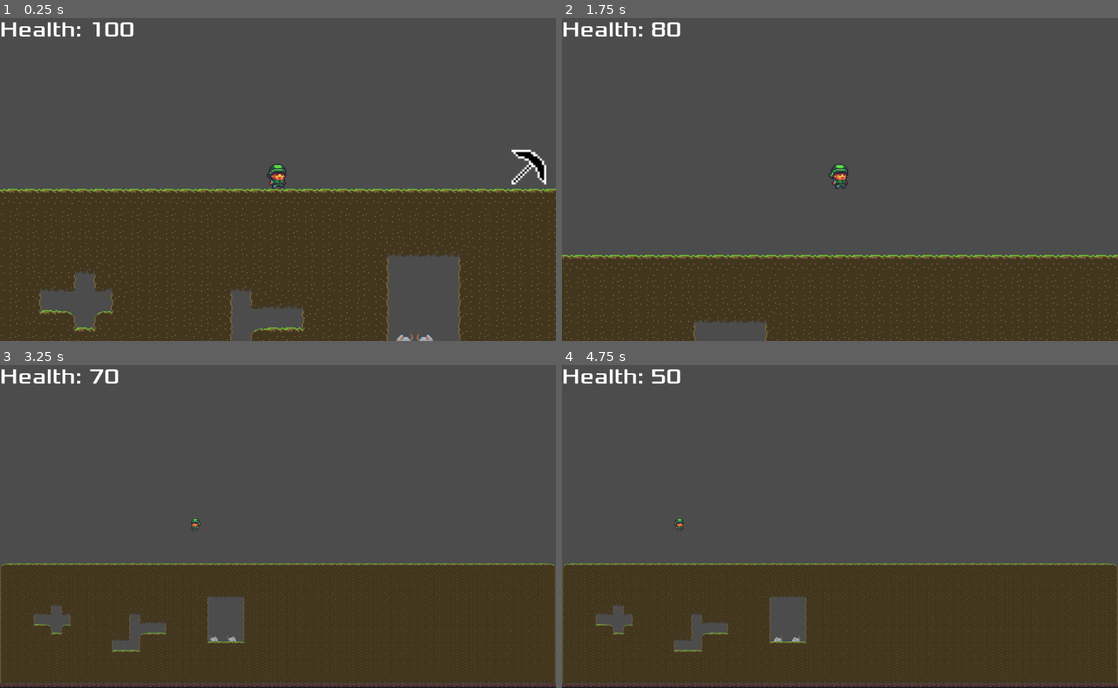
Above: before the commit, frames 1-4 (two rows, left to right).
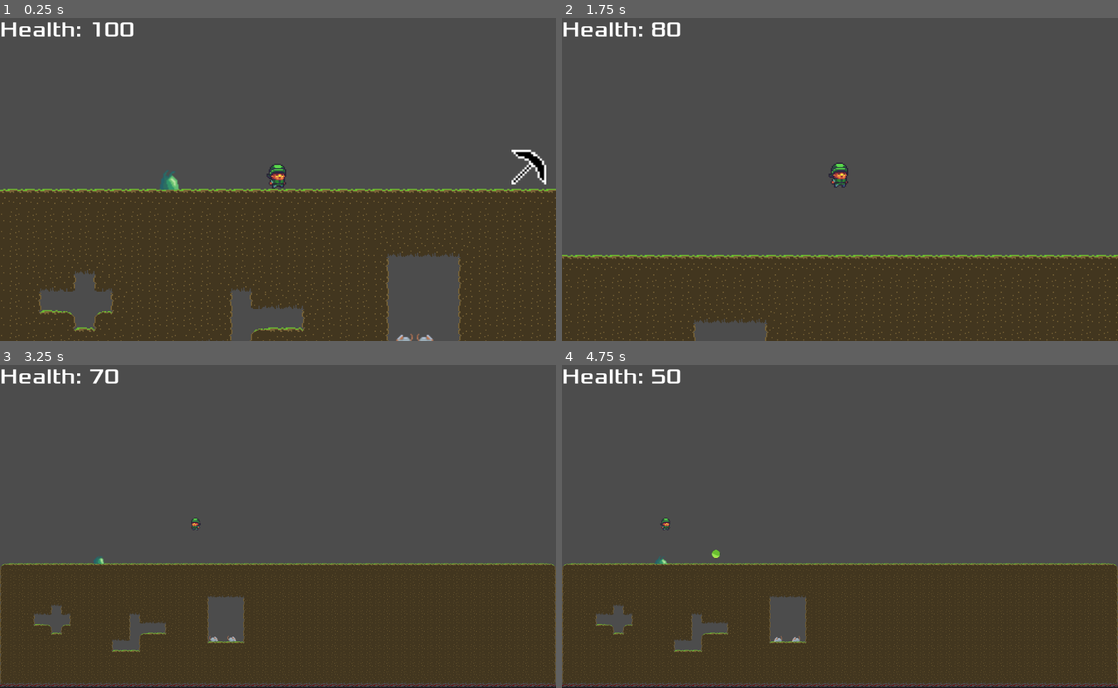
Above: after the commit, the same moments.

Repository: glass-brick/kerene
Game: Godot game, scene res://Scenes/Level/Level.tscn
Two runs of this game, one before a commit and one after it. Both use one fixed random seed, a clock stepped at 60 frames per second and the inputs below.
Inputs (mouse positions are in pixels of both pictures, inside the frame that each line leads up to):
- Up to frame 1 (0.25 s): no input
- Up to frame 2 (1.75 s): move the mouse to (812, 244) at 0.52 s; hold D (ui_right) from 0.53 s (still down); tap Q (Change_item) at 0.6 s; tap Space (ui_select) at 0.77, 1.52 s; move the mouse to (1006, 227) at 1.27 s; tap E (Use_item) at 1.35 s
- Up to frame 3 (3.25 s): move the mouse to (111, 478) at 2.02 s; release D (ui_right) at 2.03 s; hold A (ui_left) from 2.03 s (still down); click (111, 478) at 2.1 s; move the mouse to (305, 526) at 2.77 s; tap Z (zoom) at 2.85 s; tap Space (ui_select) at 3.02 s
- Up to frame 4 (4.75 s): tap Enter at 3.5 s; move the mouse to (756, 445) at 3.52 s; tap Q (Change_item) at 3.6 s; tap Space (ui_select) at 3.77, 4.25, 4.52 s; move the mouse to (962, 510) at 4.27 s; release A (ui_left) at 4.28 s; hold D (ui_right) from 4.28 s (still down); tap E (Use_item) at 4.35 s

The runs differ from the first frame. In frame 1, 0.1% of the frame differs, in the area x 28-33%, y 47-54%; in frame 2, 0.2%, in the area x 48-52%, y 44-53%; in frame 3, less than 0.1%; in frame 4, 0.2%.

Commit message:
Agregado bicho con ataque a distancia

Diff:
--- a/Scenes/Level/Level.tscn
+++ b/Scenes/Level/Level.tscn
@@ -10,9 +10,9 @@
 [ext_resource path="res://Scenes/Items/GenericItem.tscn" type="PackedScene" id=8]
 [ext_resource path="res://Scenes/Items/BasicAttack.gd" type="Script" id=9]
 [ext_resource path="res://Scenes/Items/GenericItemScript.gd" type="Script" id=10]
+[ext_resource path="res://Scenes/Monsters/ShootyThing.tscn" type="PackedScene" id=11]
 
 [node name="Node2D" type="Node2D"]
-script = ExtResource( 8 )
 
 [node name="Node2D" type="Node2D" parent="."]
 
@@ -54,4 +54,7 @@
 [node name="Area2D" parent="." instance=ExtResource( 8 )]
 position = Vector2( 513, 92 )
 weapon_script = ExtResource( 10 )
+
+[node name="ShootyThing" parent="." instance=ExtResource( 11 )]
+position = Vector2( 182.25, 102.5 )
 [connection signal="timeout" from="Player/RestartAfterDeath" to="Player" method="_on_RestartAfterDeath_timeout"]
--- /dev/null
+++ b/Scenes/Monsters/Projectile.gd
@@ -0,0 +1,21 @@
+extends Area2D
+
+
+
+export (int) var damage = 10
+export (int) var speed = 40
+
+var direction
+
+func _ready():
+	pass # Replace with function body.
+
+func _physics_process(delta):
+	self.position += self.direction * self.speed * delta
+
+func _on_Area2D_body_entered(body):
+	if body.has_method('_on_hit'):
+		body._on_hit(self.damage)
+		self.queue_free()
+	if body.name == 'TileMap':
+		self.queue_free()
--- /dev/null
+++ b/Scenes/Monsters/Projectile.tscn
@@ -0,0 +1,29 @@
+[gd_scene load_steps=5 format=2]
+
+[ext_resource path="res://Sprites/projectilBasico.png" type="Texture" id=1]
+[ext_resource path="res://Scenes/Monsters/Projectile.gd" type="Script" id=2]
+
+[sub_resource type="SpriteFrames" id=1]
+animations = [ {
+"frames": [ ExtResource( 1 ) ],
+"loop": true,
+"name": "default",
+"speed": 5.0
+} ]
+
+[sub_resource type="CircleShape2D" id=2]
+radius = 15.9904
+
+[node name="Area2D" type="Area2D"]
+collision_layer = 2
+collision_mask = 5
+script = ExtResource( 2 )
+
+[node name="AnimatedSprite" type="AnimatedSprite" parent="."]
+scale = Vector2( 0.5, 0.5 )
+frames = SubResource( 1 )
+
+[node name="CollisionShape2D" type="CollisionShape2D" parent="."]
+scale = Vector2( 0.5, 0.5 )
+shape = SubResource( 2 )
+[connection signal="body_entered" from="." to="." method="_on_Area2D_body_entered"]
--- a/Scenes/Monsters/Rat.tscn
+++ b/Scenes/Monsters/Rat.tscn
@@ -1,10 +1,9 @@
-[gd_scene load_steps=37 format=2]
+[gd_scene load_steps=33 format=2]
 
 [ext_resource path="res://Sprites/BatCrabRatSlime/Rat/Rat_Idle.png" type="Texture" id=1]
 [ext_resource path="res://Sprites/BatCrabRatSlime/Rat/Rat_Run.png" type="Texture" id=2]
 [ext_resource path="res://Scenes/Monsters/Rat.gd" type="Script" id=3]
 [ext_resource path="res://Sprites/BatCrabRatSlime/Rat/Rat_Attack.png" type="Texture" id=4]
-[ext_resource path="res://Sprites/BatCrabRatSlime/Rat/Rat_Death.png" type="Texture" id=5]
 [ext_resource path="res://Sprites/BatCrabRatSlime/Rat/Rat_Hit.png" type="Texture" id=6]
 
 [sub_resource type="AtlasTexture" id=1]
@@ -47,75 +46,77 @@
 atlas = ExtResource( 2 )
 region = Rect2( 64, 64, 64, 64 )
 
-[sub_resource type="AtlasTexture" id=16]
+[sub_resource type="AtlasTexture" id=11]
+flags = 4
 atlas = ExtResource( 4 )
 region = Rect2( 0, 0, 64, 64 )
 
-[sub_resource type="AtlasTexture" id=17]
+[sub_resource type="AtlasTexture" id=12]
+flags = 4
 atlas = ExtResource( 4 )
 region = Rect2( 64, 0, 64, 64 )
 
-[sub_resource type="AtlasTexture" id=18]
+[sub_resource type="AtlasTexture" id=13]
+flags = 4
 atlas = ExtResource( 4 )
 region = Rect2( 128, 0, 64, 64 )
 
-[sub_resource type="AtlasTexture" id=19]
+[sub_resource type="AtlasTexture" id=14]
+flags = 4
+atlas = ExtResource( 6 )
+region = Rect2( 0, 0, 64, 64 )
+
+[sub_resource type="AtlasTexture" id=15]
+flags = 4
+atlas = ExtResource( 6 )
+region = Rect2( 64, 0, 64, 64 )
+
+[sub_resource type="AtlasTexture" id=16]
+flags = 4
+atlas = ExtResource( 6 )
+region = Rect2( 128, 0, 64, 64 )
+
+[sub_resource type="AtlasTexture" id=17]
+flags = 4
+atlas = ExtResource( 6 )
+region = Rect2( 192, 0, 64, 64 )
+
+[sub_resource type="AtlasTexture" id=18]
+flags = 4
 atlas = ExtResource( 4 )
 region = Rect2( 192, 0, 64, 64 )
 
-[sub_resource type="AtlasTexture" id=20]
+[sub_resource type="AtlasTexture" id=19]
+flags = 4
 atlas = ExtResource( 4 )
 region = Rect2( 0, 64, 64, 64 )
 
-[sub_resource type="AtlasTexture" id=21]
+[sub_resource type="AtlasTexture" id=20]
+flags = 4
 atlas = ExtResource( 4 )
 region = Rect2( 64, 64, 64, 64 )
 
-[sub_resource type="AtlasTexture" id=22]
+[sub_resource type="AtlasTexture" id=21]
+flags = 4
 atlas = ExtResource( 4 )
 region = Rect2( 128, 64, 64, 64 )
 
-[sub_resource type="AtlasTexture" id=23]
+[sub_resource type="AtlasTexture" id=22]
+flags = 4
 atlas = ExtResource( 4 )
 region = Rect2( 192, 64, 64, 64 )
 
-[sub_resource type="AtlasTexture" id=27]
-atlas = ExtResource( 6 )
-region = Rect2( 0, 0, 64, 64 )
+[sub_resource type="AtlasTexture" id=23]
+flags = 4
+atlas = ExtResource( 4 )
+region = Rect2( 128, 64, 64, 64 )
 
-[sub_resource type="AtlasTexture" id=28]
-atlas = ExtResource( 6 )
-region = Rect2( 64, 0, 64, 64 )
+[sub_resource type="AtlasTexture" id=24]
+flags = 4
+atlas = ExtResource( 4 )
+region = Rect2( 192, 64, 64, 64 )
 
-[sub_resource type="AtlasTexture" id=29]
-atlas = ExtResource( 6 )
-region = Rect2( 128, 0, 64, 64 )
-
-[sub_resource type="AtlasTexture" id=30]
-atlas = ExtResource( 6 )
-region = Rect2( 192, 0, 64, 64 )
-
-[sub_resource type="AtlasTexture" id=11]
-atlas = ExtResource( 5 )
-region = Rect2( 0, 0, 64, 64 )
-
-[sub_resource type="AtlasTexture" id=12]
-atlas = ExtResource( 5 )
-region = Rect2( 64, 0, 64, 64 )
-
-[sub_resource type="AtlasTexture" id=13]
-atlas = ExtResource( 5 )
-region = Rect2( 128, 0, 64, 64 )
-
-[sub_resource type="AtlasTexture" id=14]
-atlas = ExtResource( 5 )
-region = Rect2( 192, 0, 64, 64 )
-
-[sub_resource type="AtlasTexture" id=15]
-atlas = ExtResource( 5 )
-region = Rect2( 0, 64, 64, 64 )
-
-[sub_resource type="SpriteFrames" id=24]
+[sub_resource type="SpriteFrames" id=25]
 animations = [ {
 "frames": [ SubResource( 1 ), SubResource( 2 ), SubResource( 3 ), SubResource( 4 ) ],
 "loop": true,
@@ -127,26 +128,26 @@
 "name": "run",
 "speed": 10.0
 }, {
-"frames": [ SubResource( 16 ), SubResource( 17 ), SubResource( 18 ), SubResource( 19 ), SubResource( 20 ), SubResource( 21 ), SubResource( 22 ), SubResource( 23 ) ],
+"frames": [ null, null, SubResource( 11 ), SubResource( 12 ), SubResource( 13 ) ],
 "loop": false,
-"name": "attack",
+"name": "death",
 "speed": 10.0
 }, {
-"frames": [ SubResource( 27 ), SubResource( 28 ), SubResource( 29 ), SubResource( 30 ) ],
+"frames": [ SubResource( 14 ), SubResource( 15 ), SubResource( 16 ), SubResource( 17 ) ],
 "loop": false,
 "name": "hit",
 "speed": 10.0
 }, {
-"frames": [ SubResource( 11 ), SubResource( 12 ), SubResource( 13 ), SubResource( 14 ), SubResource( 15 ) ],
+"frames": [ SubResource( 18 ), SubResource( 19 ), SubResource( 20 ), SubResource( 21 ), SubResource( 22 ), null, SubResource( 23 ), SubResource( 24 ) ],
 "loop": false,
-"name": "death",
+"name": "attack",
 "speed": 10.0
 } ]
 
-[sub_resource type="RectangleShape2D" id=25]
+[sub_resource type="RectangleShape2D" id=26]
 extents = Vector2( 8, 5 )
 
-[sub_resource type="CircleShape2D" id=26]
+[sub_resource type="CircleShape2D" id=27]
 radius = 52.1653
 
 [node name="Rat" type="KinematicBody2D"]
@@ -155,14 +156,14 @@
 script = ExtResource( 3 )
 
 [node name="AnimatedSprite" type="AnimatedSprite" parent="."]
-frames = SubResource( 24 )
+frames = SubResource( 25 )
 animation = "hit"
 frame = 3
 playing = true
 
 [node name="CollisionShape2D" type="CollisionShape2D" parent="."]
 position = Vector2( 1, 11 )
-shape = SubResource( 25 )
+shape = SubResource( 26 )
 
 [node name="DetectionArea" type="Area2D" parent="."]
 collision_layer = 2
@@ -170,10 +171,11 @@
 
 [node name="CollisionShape2D" type="CollisionShape2D" parent="DetectionArea"]
 position = Vector2( 44.7623, -30.9893 )
-shape = SubResource( 26 )
+shape = SubResource( 27 )
 one_way_collision_margin = 0.0
 
 [node name="CleanBody" type="Timer" parent="."]
 wait_time = 3.0
+one_shot = true
 [connection signal="animation_finished" from="AnimatedSprite" to="." method="_on_AnimatedSprite_animation_finished"]
 [connection signal="timeout" from="CleanBody" to="." method="_on_CleanBody_timeout"]
--- /dev/null
+++ b/Scenes/Monsters/ShootyThing.gd
@@ -0,0 +1,72 @@
+extends KinematicBody2D
+
+
+export (int) var gravity = 1200
+export (int) var attack_time_limit = 60
+export (int) var jump_speed = -300
+export (int) var damage = 10
+export (int) var health = 10
+export (int) var shoot_cooldown = 5
+export (int) var projectile_speed = 100
+export (PackedScene) var Projectile
+
+var shoot_cooldown_current = 0
+
+enum States { IDLE, HIT, ATTACKING, DEAD }
+
+var currentState
+onready var detection_area = $DetectionArea
+var target
+var state_time = 0
+
+
+func _ready():
+	currentState = States.IDLE
+	$AnimatedSprite.play('idle')
+
+func _physics_process(delta):
+	if currentState == States.IDLE:
+		var detectedEntities = detection_area.get_overlapping_bodies()
+		if not detectedEntities.empty():
+			var player = detectedEntities[0]
+			var space_state = get_world_2d().direct_space_state
+			var result = space_state.intersect_ray(global_position, player.global_position, [self])
+			if result and result.collider == player:
+				target = player
+				currentState = States.ATTACKING
+				# $AnimatedSprite.play('attack')
+
+
+	elif currentState == States.ATTACKING:
+		if state_time == 0 or shoot_cooldown_current > self.shoot_cooldown:
+			var detectedEntities = detection_area.get_overlapping_bodies()
+			if detectedEntities.empty():
+				currentState = States.IDLE
+			var projectile = Projectile.instance()
+			var difference = self.position - target.position
+			projectile.direction = (target.position - self.position).normalized()
+			projectile.speed = projectile_speed
+			add_child(projectile)
+			shoot_cooldown_current = 0
+		else:
+			shoot_cooldown_current += delta
+		state_time += delta
+
+func _on_hit(damageTaken):
+	if not currentState == States.HIT:
+		self.health -= damageTaken
+		if health > 0:
+			currentState = States.HIT
+			# $AnimatedSprite.play('hit')
+		else:
+			$AnimatedSprite.stop()
+			$AnimatedSprite.flip_v
+			# $AnimatedSprite.play('death')
+			currentState = States.DEAD
+			$CleanBody.start()
+
+
+
+
+func _on_CleanBody_timeout():
+	queue_free()
--- /dev/null
+++ b/Scenes/Monsters/ShootyThing.tscn
@@ -0,0 +1,76 @@
+[gd_scene load_steps=11 format=2]
+
+[ext_resource path="res://Sprites/BatCrabRatSlime/Slime/Slime_Spiked_Full.png" type="Texture" id=1]
+[ext_resource path="res://Scenes/Monsters/ShootyThing.gd" type="Script" id=2]
+[ext_resource path="res://Scenes/Monsters/Projectile.tscn" type="PackedScene" id=3]
+
+[sub_resource type="AtlasTexture" id=1]
+flags = 4
+atlas = ExtResource( 1 )
+region = Rect2( 0, 0, 64, 64 )
+
+[sub_resource type="AtlasTexture" id=2]
+flags = 4
+atlas = ExtResource( 1 )
+region = Rect2( 64, 0, 64, 64 )
+
+[sub_resource type="AtlasTexture" id=3]
+flags = 4
+atlas = ExtResource( 1 )
+region = Rect2( 128, 0, 64, 64 )
+
+[sub_resource type="AtlasTexture" id=4]
+flags = 4
+atlas = ExtResource( 1 )
+region = Rect2( 192, 0, 64, 64 )
+
+[sub_resource type="SpriteFrames" id=5]
+animations = [ {
+"frames": [  ],
+"loop": true,
+"name": "default",
+"speed": 5.0
+}, {
+"frames": [ SubResource( 1 ), SubResource( 2 ), SubResource( 3 ), SubResource( 4 ) ],
+"loop": true,
+"name": "idle",
+"speed": 5.0
+} ]
+
+[sub_resource type="RectangleShape2D" id=6]
+
+[sub_resource type="CircleShape2D" id=7]
+radius = 85.892
+
+[node name="ShootyThing" type="KinematicBody2D"]
+collision_layer = 2
+collision_mask = 5
+script = ExtResource( 2 )
+shoot_cooldown = 2
+Projectile = ExtResource( 3 )
+
+[node name="AnimatedSprite" type="AnimatedSprite" parent="."]
+position = Vector2( 1.12247, -5.71693 )
+frames = SubResource( 5 )
+animation = "idle"
+
+[node name="CollisionShape2D" type="CollisionShape2D" parent="."]
+visible = false
+position = Vector2( 0, -0.280613 )
+shape = SubResource( 6 )
+
+[node name="DetectionArea" type="Area2D" parent="."]
+visible = false
+position = Vector2( 0.0356903, -0.459076 )
+collision_layer = 2
+collision_mask = 4
+
+[node name="CollisionShape2D" type="CollisionShape2D" parent="DetectionArea"]
+visible = false
+position = Vector2( 0.0359879, 0.8771 )
+shape = SubResource( 7 )
+
+[node name="CleanBody" type="Timer" parent="."]
+wait_time = 3.0
+one_shot = true
+[connection signal="timeout" from="CleanBody" to="." method="_on_CleanBody_timeout"]
--- a/Scenes/Player/Player.tscn
+++ b/Scenes/Player/Player.tscn
@@ -29,19 +29,19 @@
 
 [sub_resource type="AtlasTexture" id=7]
 atlas = ExtResource( 1 )
-region = Rect2( 0, 64, 32, 32 )
+region = Rect2( 288, 64, 32, 32 )
 
 [sub_resource type="AtlasTexture" id=8]
 atlas = ExtResource( 1 )
-region = Rect2( 32, 64, 32, 32 )
+region = Rect2( 320, 64, 32, 32 )
 
 [sub_resource type="AtlasTexture" id=9]
 atlas = ExtResource( 1 )
-region = Rect2( 64, 64, 32, 32 )
+region = Rect2( 352, 64, 32, 32 )
 
 [sub_resource type="AtlasTexture" id=10]
 atlas = ExtResource( 1 )
-region = Rect2( 96, 64, 32, 32 )
+region = Rect2( 192, 64, 32, 32 )
 
 [sub_resource type="SpriteFrames" id=11]
 animations = [ {
@@ -55,25 +55,19 @@
 "name": "walk",
 "speed": 10.0
 }, {
-"frames": [ SubResource( 7 ), SubResource( 8 ), SubResource( 9 ) ],
-"frames": [ SubResource( 2 ) ],
+"frames": [ SubResource( 6 ) ],
 "loop": false,
 "name": "jump",
 "speed": 10.0
 }, {
-"frames": [ SubResource( 3 ) ],
-"loop": false,
-"name": "fall",
-"speed": 10.0
-}, {
-"frames": [ SubResource( 4 ), SubResource( 5 ), SubResource( 6 ) ],
+"frames": [ SubResource( 7 ), SubResource( 8 ), SubResource( 9 ) ],
 "loop": true,
 "name": "interact",
 "speed": 10.0
 }, {
-"frames": [ SubResource( 7 ), SubResource( 8 ), SubResource( 9 ), SubResource( 10 ) ],
-"loop": true,
-"name": "walk",
+"frames": [ SubResource( 10 ) ],
+"loop": false,
+"name": "fall",
 "speed": 10.0
 } ]
 
Not shown: 1 places in Scenes/Level/Level.tscn that only renumber resources
Binary file added: Sprites/PixelAsset_1.png
Not shown, added: Sprites/PixelAsset_1.png.import
Binary file added: Sprites/projectilBasico.png
Not shown, added: Sprites/projectilBasico.png.import
